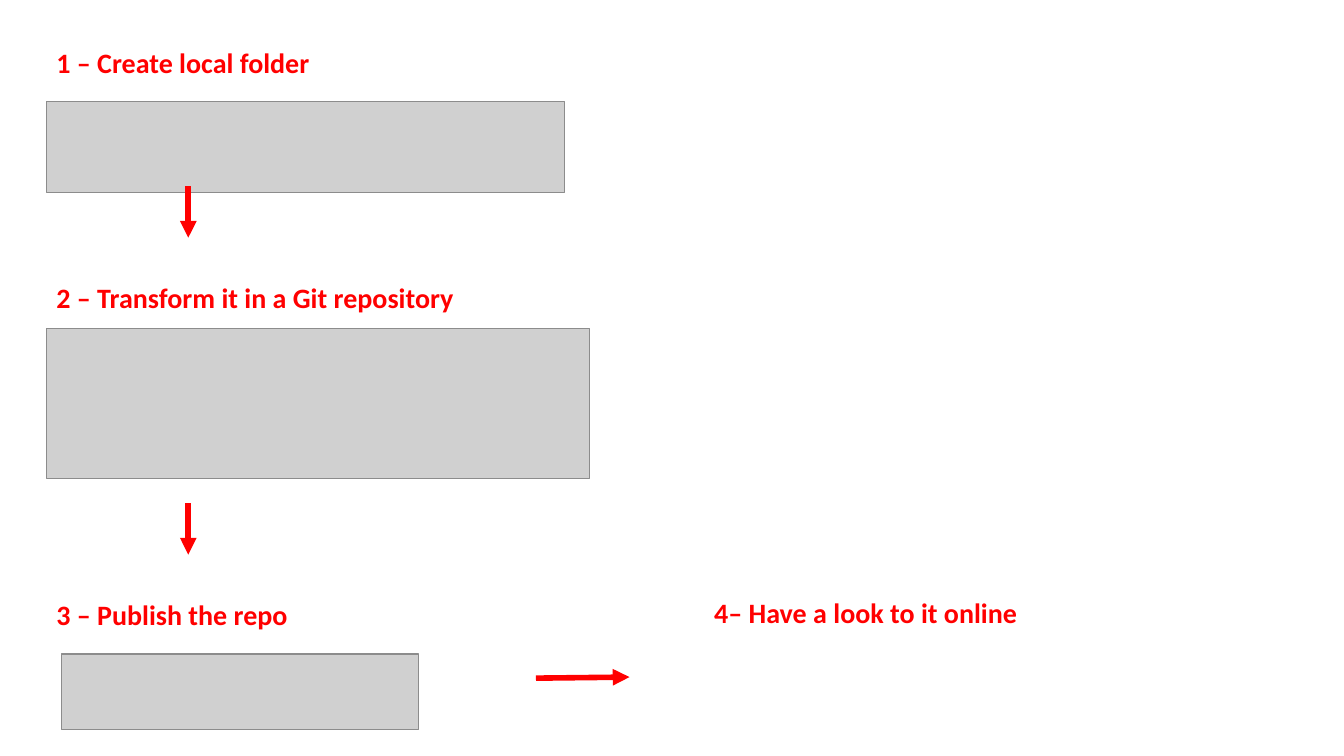
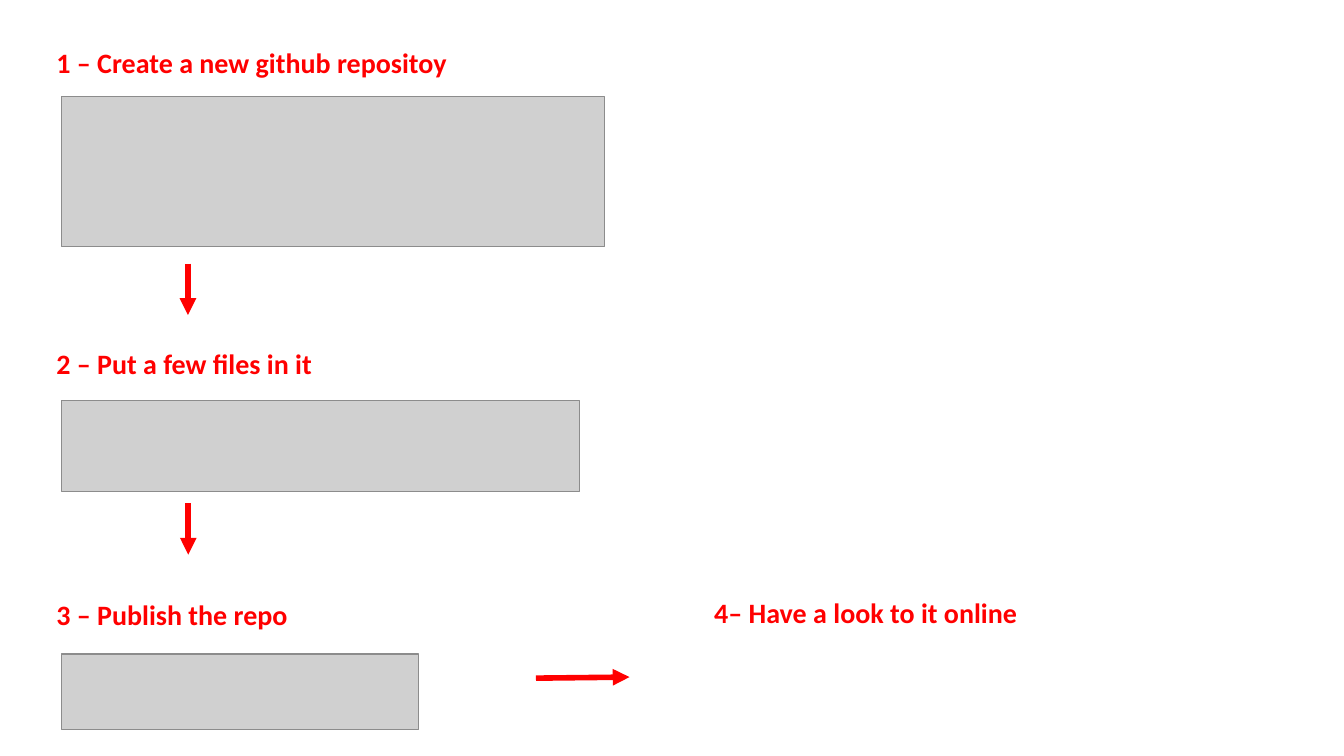
Before and after one commit to holtzy/Teaching, a slide deck: slide 12 of Intro_Github.pptx. Drawn at 1344x756 pixels with LibreOffice and Linux fonts; fonts in the diff are those of the drawing; grey boxes stand for pictures. Boxes give left, top, right and bottom in pixels: in the first picture for what was removed or moved away, otherwise in the second. Text is boxed around its words. In the diff, an @@ line names an element or a change of style, - is before the commit and + after.

Commit message:
intro github one third

```diff
--- a/Intro_Github.pptx
+++ b/Intro_Github.pptx
@@ text at <box>56,53,447,78</box>: text changed @@
-1 – Create local folder
+1 – Create a new github repositoy
@@ picture: place and size @@
-picture at <box>46,329,590,479</box>
+picture at <box>62,97,605,247</box>
@@ arrow moved from (189, 187) - (189, 238) to (188, 263) - (188, 315) @@
@@ text at <box>56,354,312,375</box>: text changed @@
-2 – Transform it in a Git repository
+2 – Put a few files in it
@@ picture: place and size @@
-picture at <box>46,102,565,193</box>
+picture at <box>62,401,580,492</box>
```
Also in this commit, not shown: 1 other slide changed, 4 slides added, 18 slides removed, 1 other file.
